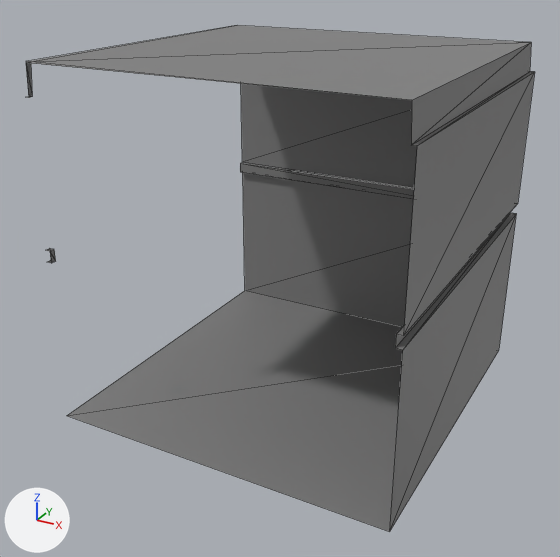
The FBX model Content/Meshes/HospitalBuilding/hall_cor.fbx, before and after one commit.
One viewpoint serves both versions: a 50 mm lens placed at (1.138, -2.215, 1.503), pointed at (-0.03, -0.091, 0.441). Arrows for +X, +Y and +Z are at lower left; the lights stay in place. Mesh edges are drawn as thin lines. Where no turn or scale is listed for an object, it has been applied to the vertices.

The older version as bpy lines, for what is in view:
```python
me_hall_cor = bpy.data.meshes.new('hall_cor')
me_hall_cor.from_pydata(...)  # 40 vertices, 48 faces; spans x -0.591..0.591, y -0.591..0.591, z 0.0..1.181
me_hall_cor.materials.append(mat_worldgridmaterial)  # grey #808080
ob_hall_cor = bpy.data.objects.new('hall_cor', me_hall_cor)
ob_hall_cor.location = (0.0, 0.0, 0.0)
```
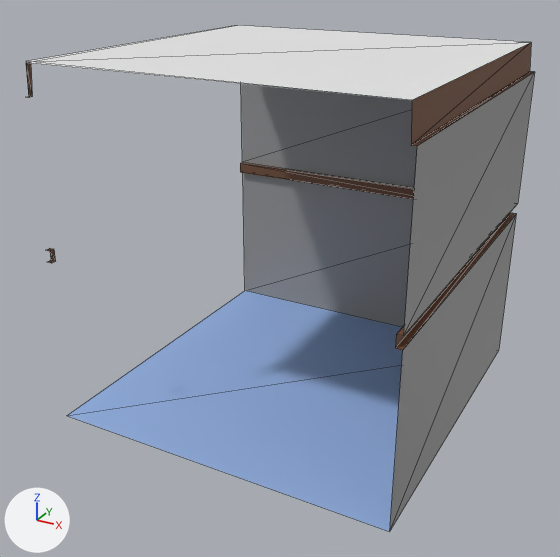
Where the change shows, as pixel boxes (x1, y1, x2, y2) in the pictures (560 x 557 px):
```json
{"part": 1, "of": "me_hall_cor", "change": "recoloured", "before": [243, 173, 414, 327], "after": [243, 173, 414, 327]}
{"part": 2, "of": "me_hall_cor", "change": "recoloured", "before": [241, 84, 417, 188], "after": [241, 84, 417, 188]}
{"part": 3, "of": "me_hall_cor", "change": "recoloured", "before": [390, 215, 516, 530], "after": [390, 215, 516, 530]}
{"part": 4, "of": "me_hall_cor", "change": "recoloured", "before": [404, 72, 535, 335], "after": [404, 72, 535, 335]}
{"part": 5, "of": "me_hall_cor", "change": "recoloured", "before": [67, 291, 403, 532], "after": [67, 291, 403, 532], "on screen": "grey to blue"}
{"part": 6, "of": "me_hall_cor", "change": "recoloured", "before": [26, 43, 534, 350], "after": [26, 43, 534, 350], "on screen": "grey to brown"}
{"part": 7, "of": "me_hall_cor", "change": "recoloured", "before": [27, 25, 531, 100], "after": [27, 25, 531, 100], "on screen": "grey to white"}
```

The change, as JSON lines over the scene's bpy script:
```json
{"op": "add", "block": "mat_ceiling", "code": ["mat_ceiling = principled_material('ceiling')", "mat_ceiling.base_color = (0.8, 0.8, 0.8)  # white #e7e7e7", "mat_ceiling.roughness = 0.69"]}
{"op": "add", "block": "mat_floor", "code": ["mat_floor = principled_material('floor')", "mat_floor.base_color = (0.304, 0.459, 0.8)  # blue #96b4e7", "mat_floor.roughness = 0.69"]}
{"op": "add", "block": "mat_wood", "code": ["mat_wood = principled_material('wood')", "mat_wood.base_color = (0.176, 0.0775, 0.0393)  # brown #744f38", "mat_wood.roughness = 0.69"]}
{"op": "add", "block": "mat_wall", "code": ["mat_wall = principled_material('wall')", "mat_wall.base_color = (0.321, 0.321, 0.321)  # grey #9a9a9a", "mat_wall.roughness = 0.553"]}
{"block": "me_hall_cor", "where": "me_hall_cor.from_pydata(...)  # 40 vertices, 48 faces; spans x -0.591..0.591, y -0.591..0.591, z 0.0..1.181"}
{"block": "me_hall_cor", "where": "# used by ob_hall_cor; location = (0.0, 0.0, 0.0)"}
{"block": "me_hall_cor", "change": "me_hall_cor part 1: all 2 faces centred in x -0.197..0.197, y 0.591, z 0.19..0.381 switch from mat_worldgridmaterial (grey #808080) to mat_wall (grey #999999)"}
{"block": "me_hall_cor", "change": "me_hall_cor part 2: all 2 faces centred in x -0.197..0.197, y 0.591, z 0.768..0.925 switch from mat_worldgridmaterial (grey #808080) to mat_wall (grey #999999)"}
{"block": "me_hall_cor", "change": "me_hall_cor part 3: all 2 faces centred in x 0.591, y -0.197..0.197, z 0.19..0.381 switch from mat_worldgridmaterial (grey #808080) to mat_wall (grey #999999)"}
{"block": "me_hall_cor", "change": "me_hall_cor part 4: all 2 faces centred in x 0.591, y -0.197..0.197, z 0.768..0.925 switch from mat_worldgridmaterial (grey #808080) to mat_wall (grey #999999)"}
{"block": "me_hall_cor", "change": "me_hall_cor part 5: all 2 faces centred in x -0.197..0.197, y -0.197..0.197, z 0.0 switch from mat_worldgridmaterial (grey #808080) to mat_floor (blue #96b5e7)"}
{"block": "me_hall_cor", "change": "me_hall_cor part 6: all 34 faces centred in x -0.586..0.586, y -0.586..0.586, z 0.571..1.148 switch from mat_worldgridmaterial (grey #808080) to mat_wood (brown #744f38)"}
{"block": "me_hall_cor", "change": "me_hall_cor part 7: all 4 faces centred in x -0.584..0.19, y -0.584..0.19, z 1.181 switch from mat_worldgridmaterial (grey #808080) to mat_ceiling (white #e7e7e7)"}
```
